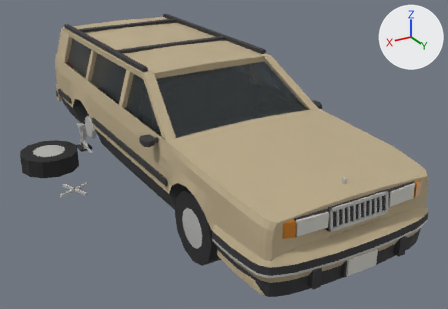
One commit to the glTF model assets/models/broken-car.glb: the scene before it, then after it.
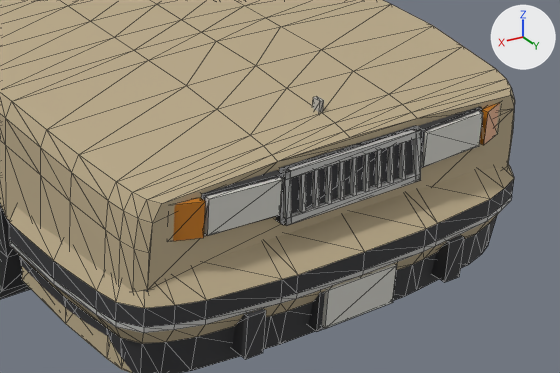
Old and new are each drawn whole from a camera (50 mm lens) standing at (3.04, 5.54, 3.05) and looking at (-0.05, 0.38, 0.48) and again close up on the part from 46% to 100% of the width and 44% to 96% of the height. Lighting does not change. The marker at upper right points along +X, +Y and +Z. The last two pictures show the newer version. The close-ups show mesh edges as thin lines. Vertices at exactly the same position are counted once.

Objects in the first close-up: 'BrokenCar'.
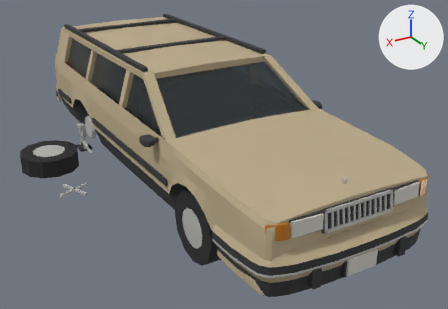
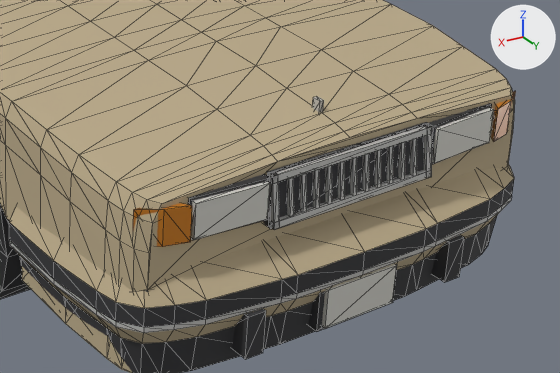
Patch to the scene script:
```diff
--- a/assets/models/broken-car.glb.py
+++ b/assets/models/broken-car.glb.py
@@ me_brokencar @@
 # used by ob_brokencar; location = (0.0, 0.0, 0.0)
-me_brokencar.from_pydata(...)  # 1358 vertices, 2420 faces; spans x -1.02..1.67, y -2.51..2.56, z 0.0..1.46
+me_brokencar.from_pydata(...)  # 1374 vertices, 2444 faces; spans x -1.02..1.67, y -2.51..2.56, z 0.0..1.46
+# me_brokencar part 1: the loose piece of 8 vertices spanning x -0.29..0.29, y 2.4..2.48, z 0.69..0.88 is scaled about its middle by (1.17, 1, 1)
+# me_brokencar part 2: the loose piece of 8 vertices spanning x 0.3..0.6, y 2.4..2.47, z 0.73..0.88 is moved by (0.05, 0.0, 0.0)
+# me_brokencar part 3: the loose piece of 8 vertices spanning x -0.6..-0.3, y 2.4..2.47, z 0.73..0.88 is moved by (-0.05, 0.0, 0.0)
+# me_brokencar part 4: the loose piece of 24 vertices spanning x -0.29..0.29, y 2.44..2.49, z 0.7..0.88 is scaled about its middle by (1.18, 1, 1)
+# me_brokencar part 5: the loose piece of 8 vertices spanning x -0.22..-0.21, y 2.45..2.49, z 0.72..0.86 is copied, and the copy is moved by (-0.05, 0.0, 0.0); it spans x -0.27..-0.26, y 2.45..2.49, z 0.72..0.86
+# me_brokencar part 6: the loose piece of 8 vertices spanning x 0.21..0.22, y 2.45..2.49, z 0.72..0.86 is copied, and the copy is moved by (0.05, 0.0, 0.0); it spans x 0.26..0.27, y 2.45..2.49, z 0.72..0.86
+# me_brokencar part 7: the loose piece of 8 vertices spanning x 0.31..0.59, y 2.44..2.48, z 0.74..0.87 is moved by (0.05, 0.0, 0.0)
+# me_brokencar part 8: the loose piece of 8 vertices spanning x -0.59..-0.31, y 2.44..2.48, z 0.74..0.87 is moved by (-0.05, 0.0, 0.0)
+# me_brokencar part 9
+# 16 vertices are removed from x -0.72..0.72, y 2.41..2.47, z 0.74..0.87
+# 24 faces are deleted
+# 8 vertices are added at x -0.82..0.82, y 2.4..2.47, z 0.74
+# 8 new vertices lie (0.0, 0.0, 0.13) away from vertices in x -0.82..0.82, y 2.4..2.47, z 0.74
+# 24 new faces join them, mat_carsignal (orange #c5791d)
 me_brokencar.materials.append(mat_cartrim)
```

Location of each change, (x1, y1, x2, y2) in pixels of the close-ups (560 x 373 px; the box of a moved part takes in the faces that stretch with it):
'BrokenCar', reshaped: before (0, 0, 515, 373); after (0, 0, 516, 373)
part 1 of me_brokencar, moved or reshaped: before (275, 125, 418, 225); after (263, 122, 429, 229)
part 2 of me_brokencar, moved or reshaped: before (201, 170, 283, 236); after (188, 174, 270, 240)
part 3 of me_brokencar, moved or reshaped: before (417, 107, 481, 168); after (429, 103, 492, 165)
part 4 of me_brokencar, moved or reshaped: before (280, 128, 421, 226); after (268, 125, 432, 230)
part 5 of me_brokencar, added: after (410, 138, 417, 176)
part 6 of me_brokencar, added: after (287, 177, 294, 217)
part 7 of me_brokencar, moved or reshaped: before (204, 177, 283, 236); after (191, 181, 270, 240)
part 8 of me_brokencar, moved or reshaped: before (421, 111, 483, 167); after (432, 107, 494, 163)
part 9 of me_brokencar, moved or reshaped: before (173, 103, 500, 241); after (133, 91, 516, 247)
